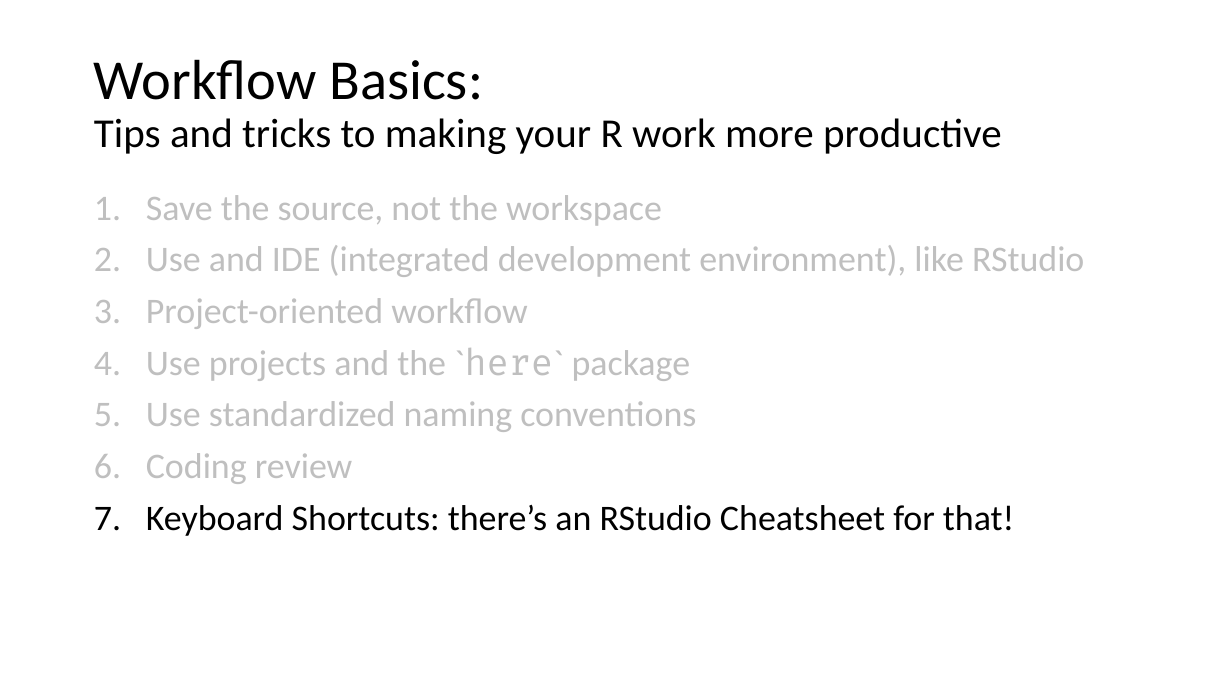
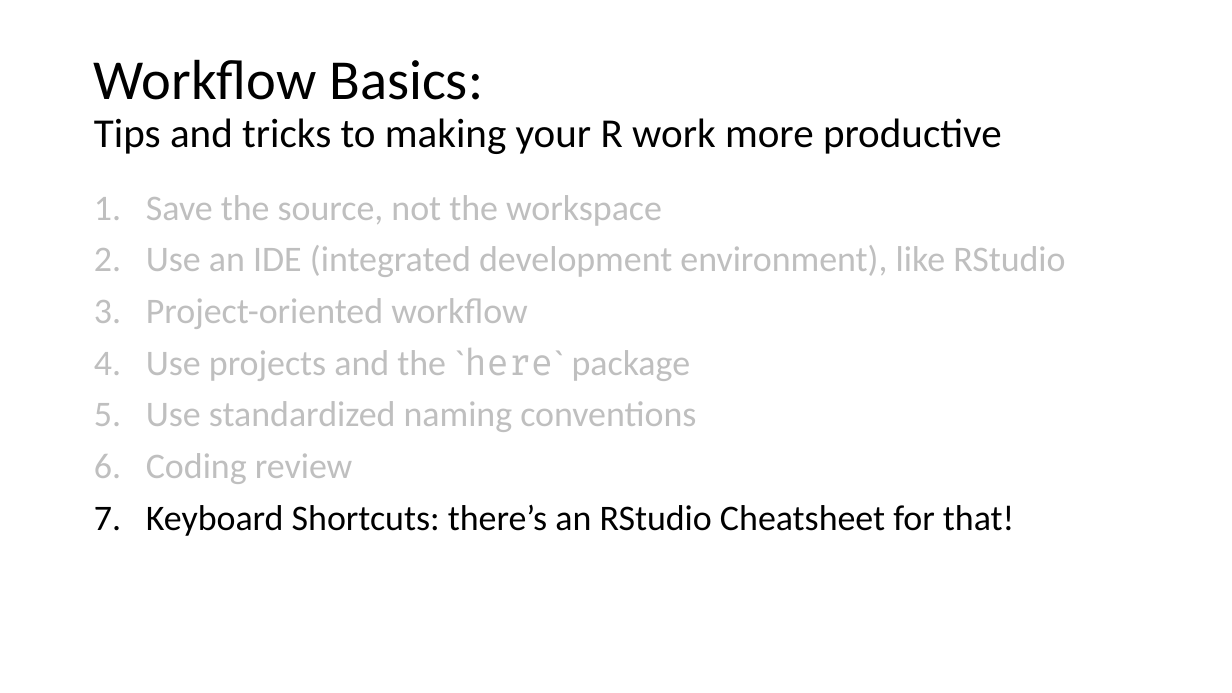
Before and after one commit to swmpkim/2019_CERF, a slide deck: slide 12 of slides/00_Introduction.pptx. Drawn at 1232x693 pixels with LibreOffice and Linux fonts; fonts in the diff are those of the drawing. Boxes give left, top, right and bottom in pixels: in the first picture for what was removed or moved away, otherwise in the second. Text is boxed around its words. In the diff, an @@ line names an element or a change of style, - is before the commit and + after.

Commit message:
fixed the "and IDE" typo. added brighter pic.

```diff
--- a/slides/00_Introduction.pptx
+++ b/slides/00_Introduction.pptx
@@ text at (146, 245, 1065, 277): text changed @@
-2. Use and IDE (integrated development environment), like RStudio
+2. Use an IDE (integrated development environment), like RStudio
```
Also in this commit, not shown: 6 other slides changed.
